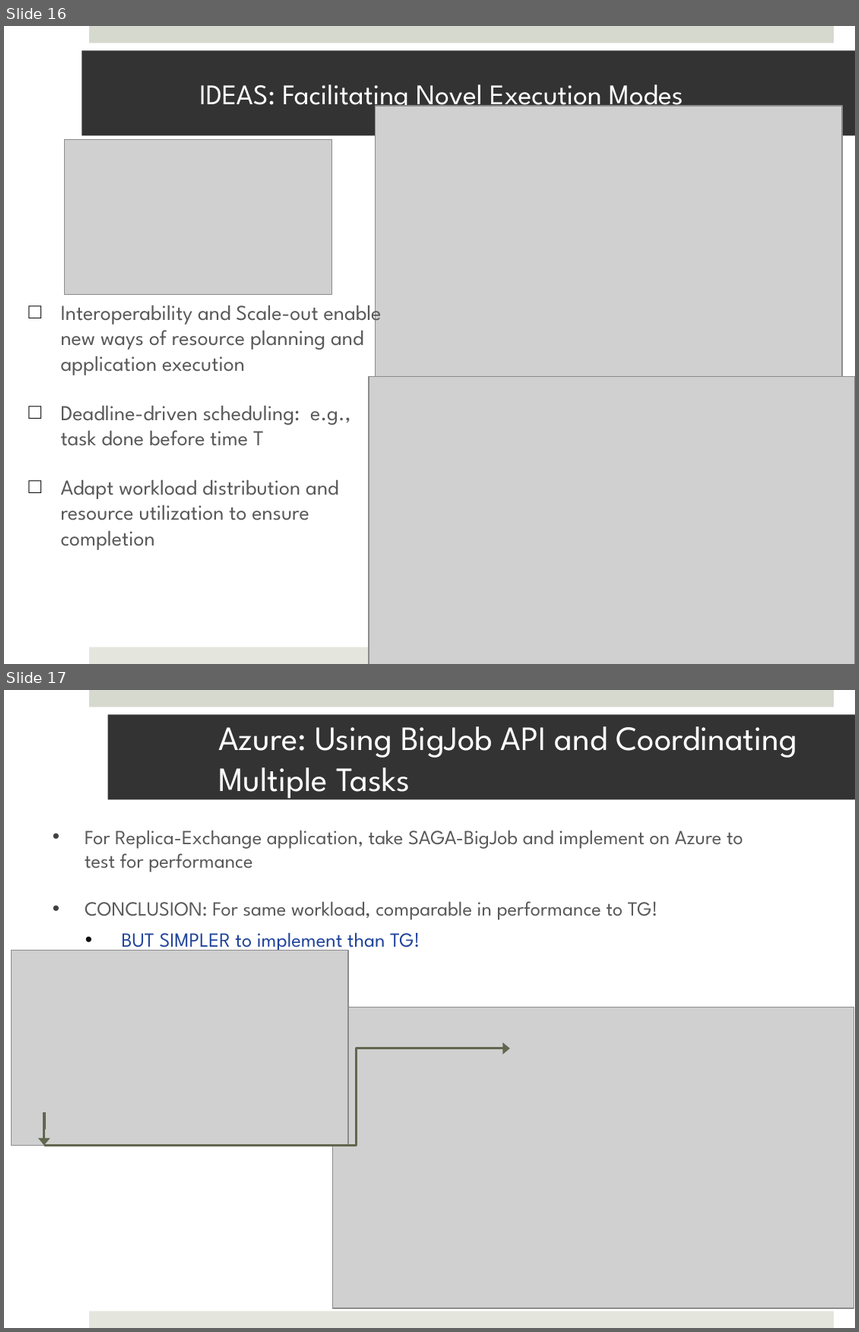
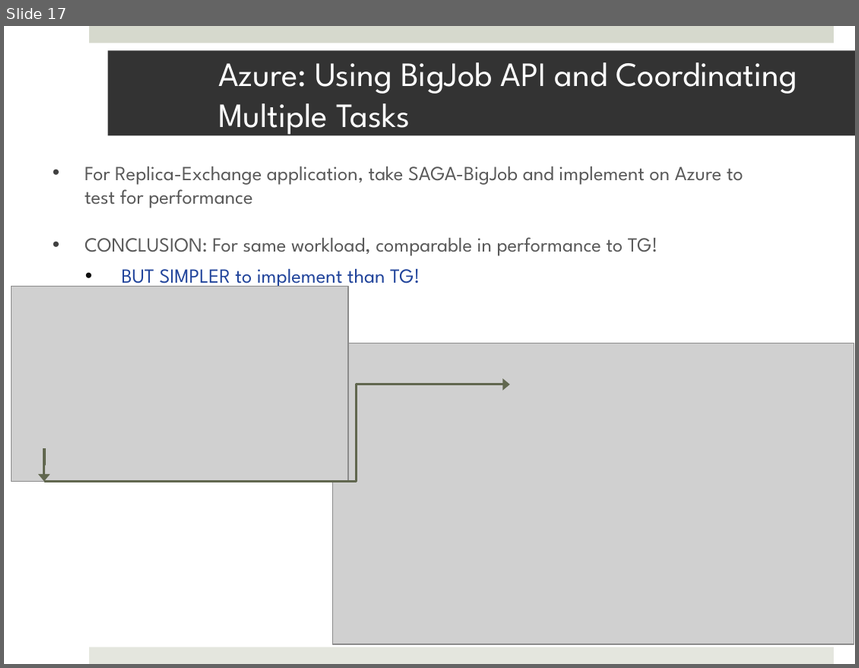
Before and after one commit to saga-project/saga-cpp-legacy-projects, a slide deck: papers/cloudcom10/presentation/saga-azure-cloudcom10.pptx. Shown one above the other, each under a label of ours: slides 16 and 17 before the commit, slide 17 after it. The pictures are 859x1332 and 859x668 pixels, drawn with LibreOffice and Linux fonts; fonts in the diff are those of the drawing; grey boxes stand for pictures. Boxes give left, top, right and bottom in pixels: in the first picture for what was removed or moved away, otherwise in the second. Text is boxed around its words. In the diff, an @@ line names an element or a change of style, - is before the commit and + after.

```diff
--- a/papers/cloudcom10/presentation/saga-azure-cloudcom10.pptx
+++ b/papers/cloudcom10/presentation/saga-azure-cloudcom10.pptx
@@ slide 16 removed at (4,26,855,664), background #FFFFFF; not listed: 2 template elements that a slide beside it also shows @@
@@ title removed at (82,50,855,135) @@
-IDEAS: Facilitating Novel Execution Modes
@@ picture removed at (375,106,842,509) @@
@@ picture removed at (65,140,332,295) @@
@@ text removed at (61,299,382,550) @@
-□ Interoperability and Scale-out enable new ways of resource planning and application execution
-□ Deadline-driven scheduling: e.g., task done before time T
-□ Adapt workload distribution and resource utilization to ensure completion
@@ picture removed at (369,376,855,664) @@
```
Also in this commit, not shown: 1 slide changed, 1 slide added.
